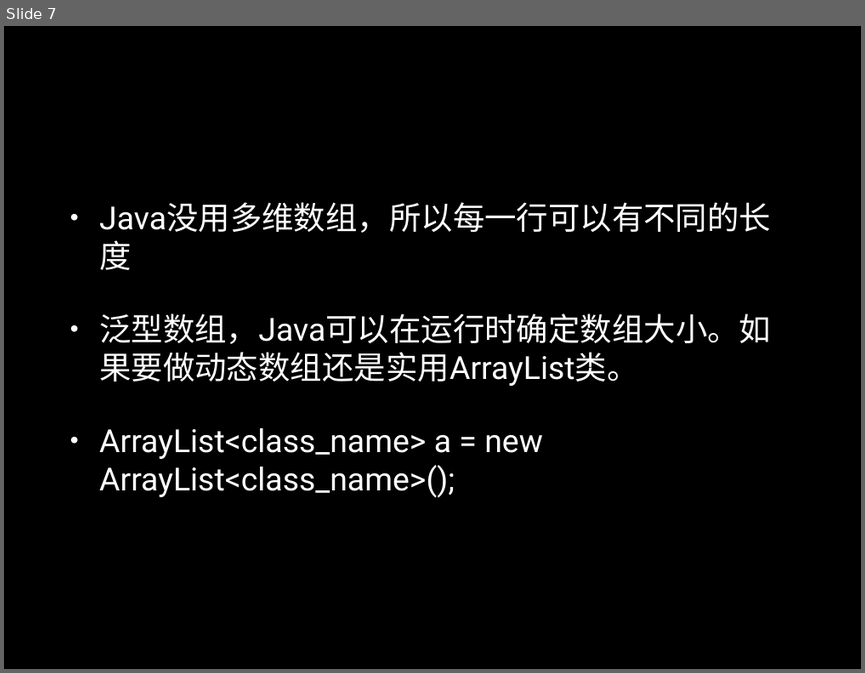
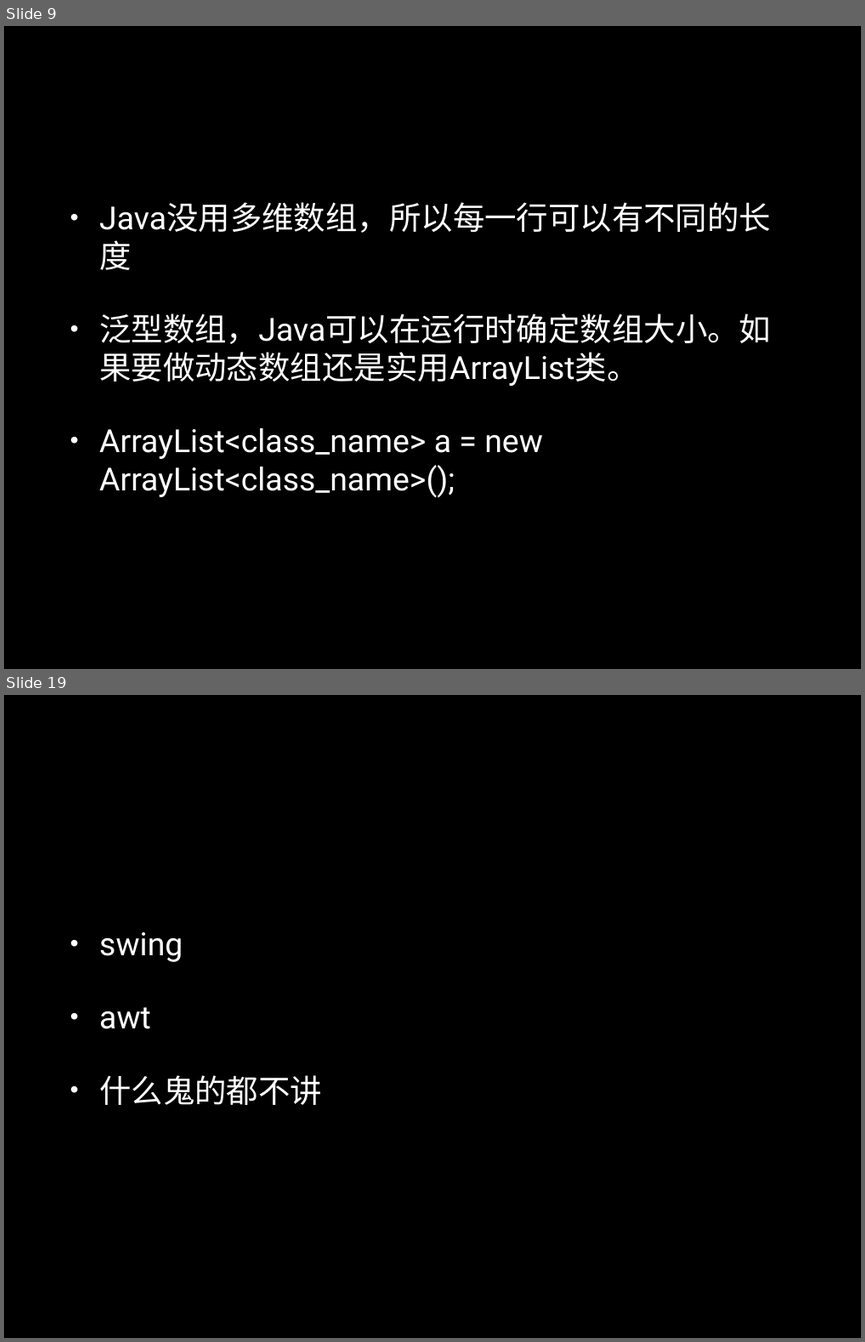
Before and after one commit to luxxxxxx/SummerCamp2016, a slide deck: src/Java/java1.pptx. Shown one above the other, each under a label of ours: slide 7 before the commit, slides 9 and 19 after it; the slides between them are not shown. The pictures are 865x673 and 865x1342 pixels, drawn with LibreOffice and Linux fonts; fonts in the diff are those of the drawing. Boxes give left, top, right and bottom in pixels: in the first picture for what was removed or moved away, otherwise in the second. Text is boxed around its words. In the diff, an @@ line names an element or a change of style, - is before the commit and + after.

```diff
--- a/src/Java/java1.pptx
+++ b/src/Java/java1.pptx
@@ slide 19 added at bbox=[4, 695, 861, 1338], background #000000 @@
@@ text added at bbox=[99, 932, 322, 1105], 38 pt, text #FFFFFF @@
+• swing
+• awt
+• 什么鬼的都不讲
@@ what was slide 7 is now slide 9 @@
```
Also in this commit, not shown: 6 slides changed, 9 other slides added, 1 other file.
